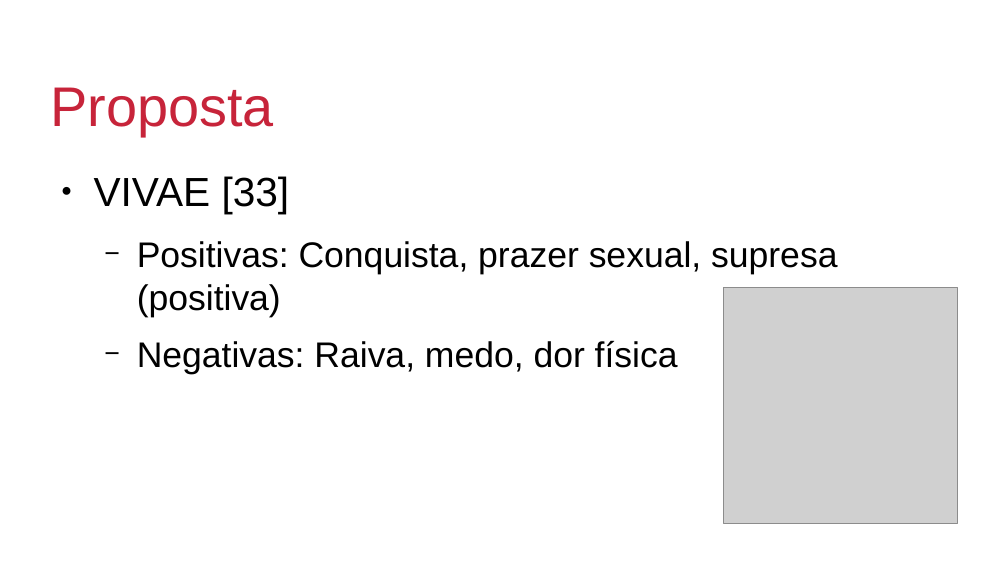
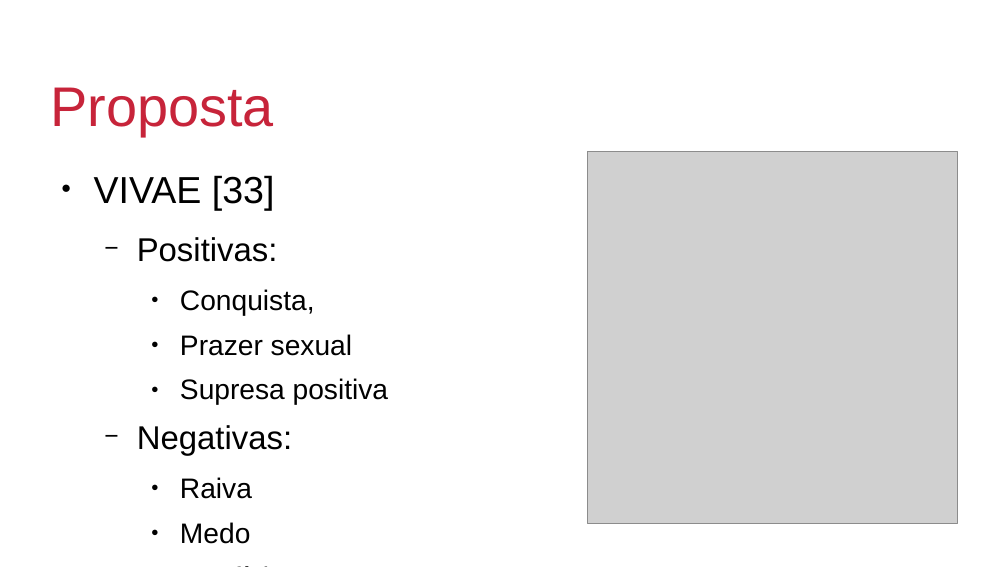
Before and after one commit to htbrandao/ppgi, a slide deck: slide 23 of pesquisa/qualificacao/etc/apresentacao.odp (slide 22 before the commit). Drawn at 1008x567 pixels with LibreOffice and Linux fonts; fonts in the diff are those of the drawing; grey boxes stand for pictures; background and template pictures are left out. Boxes give left, top, right and bottom in pixels: in the first picture for what was removed or moved away, otherwise in the second. Text is boxed around its words. In the diff, an @@ line names an element or a change of style, - is before the commit and + after.

```diff
--- a/pesquisa/qualificacao/etc/apresentacao.odp
+++ b/pesquisa/qualificacao/etc/apresentacao.odp
@@ text at box(94, 175, 275, 210): size 32 to 29.6 pt in "VIVAE [33]" @@
@@ picture: place and size @@
-picture at box(724, 288, 958, 523)
+picture at box(587, 151, 958, 523)
@@ text at box(137, 237, 388, 544): text changed; size 28 to 22.2 pt @@
-  − Positivas: Conquista, prazer sexual, supresa (positiva)
-  − Negativas: Raiva, medo, dor física
+  − Positivas:
+    ● Conquista,
+    ● Prazer sexual
+    ● Supresa positiva
+  − Negativas:
+    ● Raiva
+    ● Medo
+    ● Dor física
```
Also in this commit, not shown: 1 other slide changed, 2 slides added, 2 other files.
